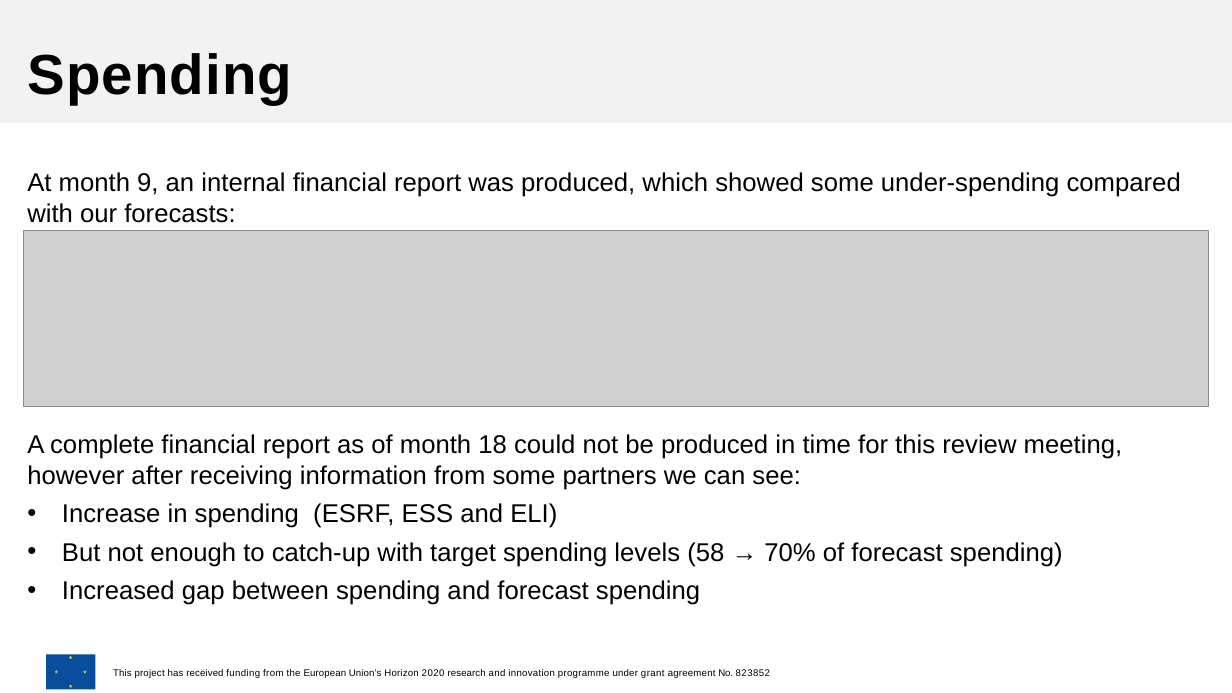
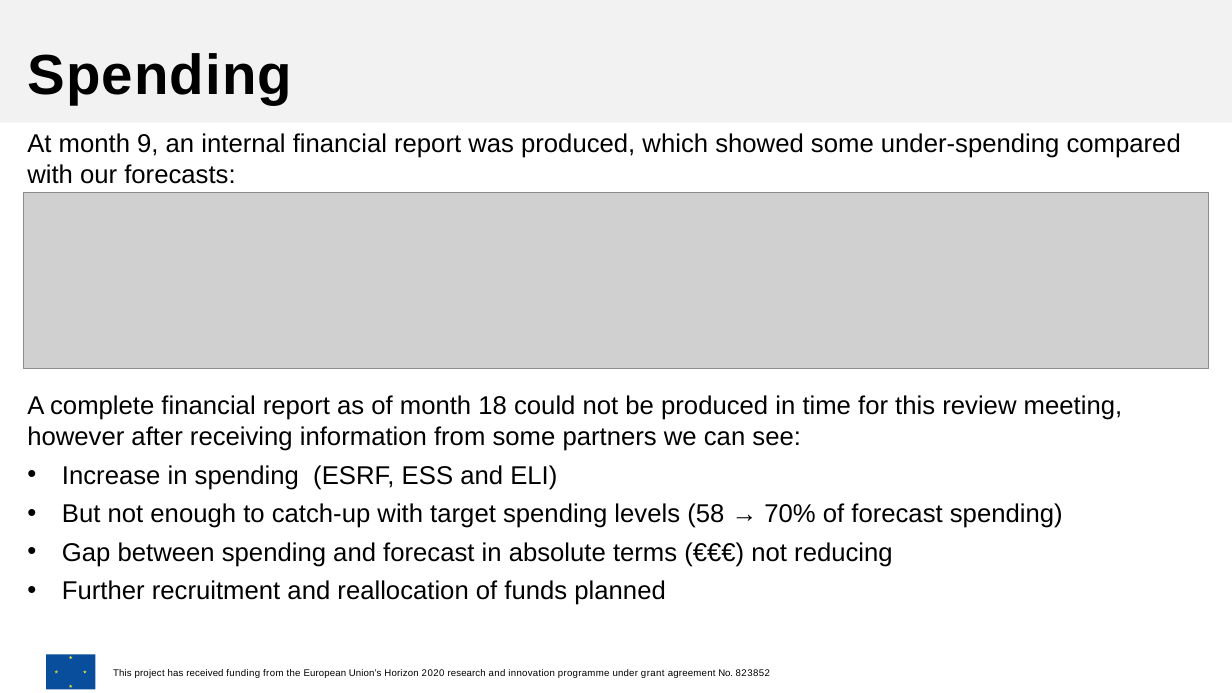
Before and after one commit to panosc-eu/panosc, a slide deck: slide 8 of Work Packages/WP1 Management/Other/PaNOSC_WP1_ReviewMeeting_v2.pptx. Drawn at 1232x693 pixels with LibreOffice and Linux fonts; fonts in the diff are those of the drawing; grey boxes stand for pictures; background and template pictures are left out. Boxes give left, top, right and bottom in pixels: in the first picture for what was removed or moved away, otherwise in the second. Text is boxed around its words. In the diff, an @@ line names an element or a change of style, - is before the commit and + after.

```diff
--- a/Work Packages/WP1 Management/Other/PaNOSC_WP1_ReviewMeeting_v2.pptx
+++ b/Work Packages/WP1 Management/Other/PaNOSC_WP1_ReviewMeeting_v2.pptx
@@ picture: place and size @@
-picture at [24,231,1209,407]
+picture at [24,192,1209,368]
@@ text at [62,542,893,605]: text changed @@
-• Increased gap between spending and forecast spending
+• Gap between spending and forecast in absolute terms (€€€) not reducing
+• Further recruitment and reallocation of funds planned
```
